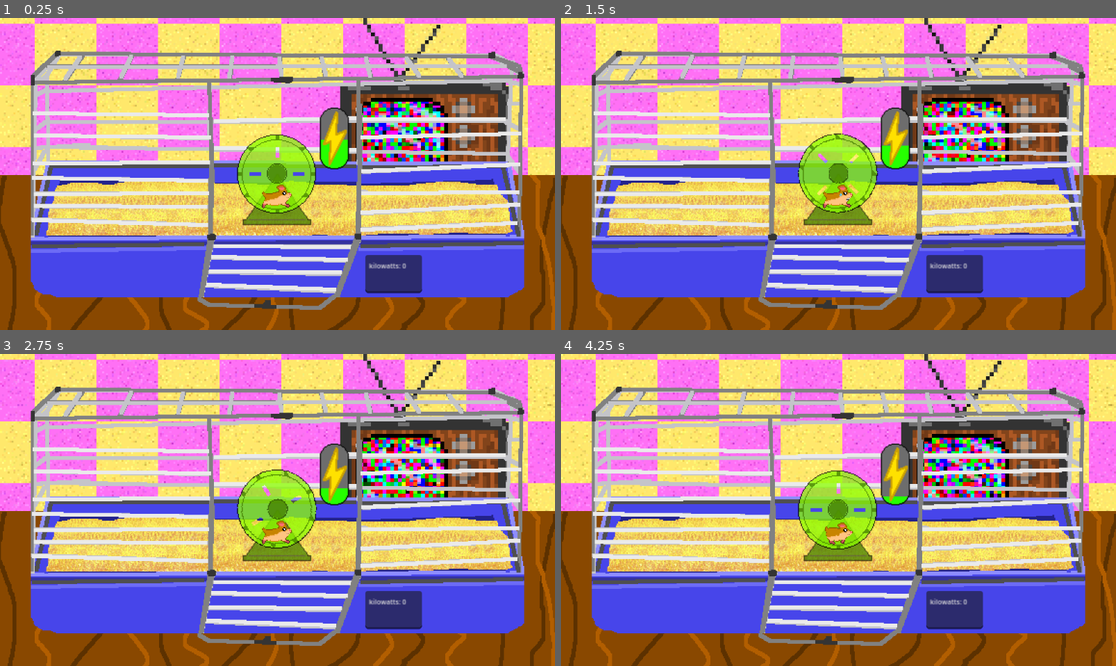
Above: before the commit, frames 1-4 (two rows, left to right).
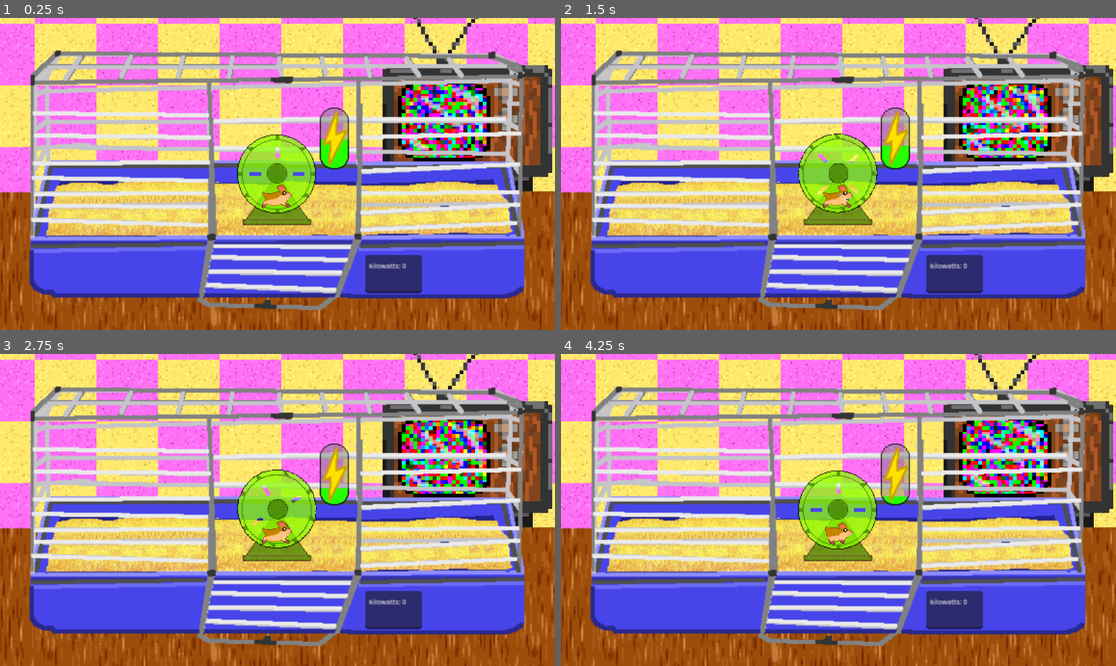
Above: after the commit, the same moments.

Repository: jkingd0n/gmtk-2025
Game: Godot game, scene res://scenes/Main_Game.tscn
Same seed, same stepped clock (60 frames per second), same inputs: the game is played once before the commit and once after it. Before the commit the project has no main scene; this scene is started directly in both runs.
Inputs:
- Up to frame 1 (0.25 s): no input
- Up to frame 2 (1.5 s): hold Space (accel) 0.53-1.28 s
- Up to frame 3 (2.75 s): hold Space (accel) from 2.03 s (still down)
- Up to frame 4 (4.25 s): release Space (accel) at 3.53 s

The runs differ from the first frame. In frame 1, 20% of the frame differs, in the area x 0-100%, y 0-100%; in frame 2, 20%; in frame 3, 20%; in frame 4, 20%.

Commit message:
zap sound

Diff:
--- /dev/null
+++ b/prefabs/cage.tscn
@@ -0,0 +1,14 @@
+[gd_scene load_steps=3 format=3 uid="uid://bqdx7r7iw05al"]
+
+[ext_resource type="Texture2D" uid="uid://bltjqsaqunl78" path="res://spritesheets/cage-z0.png" id="1_ukx00"]
+[ext_resource type="Texture2D" uid="uid://bhkvmr2kjwugy" path="res://spritesheets/cage-z1.png" id="2_w7esi"]
+
+[node name="cage" type="Node2D"]
+
+[node name="z0" type="Sprite2D" parent="."]
+position = Vector2(0, 75)
+texture = ExtResource("1_ukx00")
+
+[node name="z1" type="Sprite2D" parent="."]
+z_index = 3
+texture = ExtResource("2_w7esi")
--- a/prefabs/electricity_gauge.tscn
+++ b/prefabs/electricity_gauge.tscn
@@ -1,9 +1,10 @@
-[gd_scene load_steps=5 format=3 uid="uid://cdgvlthkdjrpc"]
+[gd_scene load_steps=6 format=3 uid="uid://cdgvlthkdjrpc"]
 
-[ext_resource type="Script" path="res://scripts/electricity_gauge_tester.gd" id="1_3bvcg"]
+[ext_resource type="Script" uid="uid://bo7tu8fhnavpo" path="res://scripts/electricity_gauge_tester.gd" id="1_3bvcg"]
 [ext_resource type="Texture2D" uid="uid://b2yinku2f7ar1" path="res://spritesheets/bar-over.png" id="2_3bvcg"]
-[ext_resource type="Texture2D" uid="uid://caj6fvkkpro13" path="res://spritesheets/bar-under.png" id="2_gavff"]
+[ext_resource type="Texture2D" uid="uid://c2i3vjnjy7gqo" path="res://spritesheets/bar-under.png" id="2_gavff"]
 [ext_resource type="Texture2D" uid="uid://bkqkmypj64dxl" path="res://spritesheets/bar-progress.png" id="3_gavff"]
+[ext_resource type="AudioStream" uid="uid://b17ha56wxm83r" path="res://sounds/charging.wav" id="5_gavff"]
 
 [node name="electricity_gauge" type="Node2D"]
 script = ExtResource("1_3bvcg")
@@ -20,4 +21,7 @@
 [node name="electricity_timer" type="Timer" parent="."]
 wait_time = 0.1
 
+[node name="AudioStreamPlayer2D" type="AudioStreamPlayer2D" parent="."]
+stream = ExtResource("5_gavff")
+
 [connection signal="timeout" from="electricity_timer" to="." method="_on_electricity_timer_timeout"]
--- a/project.godot
+++ b/project.godot
@@ -11,6 +11,7 @@
 [application]
 
 config/name="Hamster loop"
+run/main_scene="uid://7asfedg7unoy"
 config/features=PackedStringArray("4.4", "GL Compatibility")
 config/icon="res://icon.svg"
 
--- a/scenes/Main_Game.tscn
+++ b/scenes/Main_Game.tscn
@@ -2,10 +2,10 @@
 
 [ext_resource type="Script" uid="uid://b8d4s0a4v5j4e" path="res://scripts/main_game.gd" id="1_vy804"]
 [ext_resource type="Texture2D" uid="uid://b804i8svwfuvi" path="res://spritesheets/wall.png" id="2_3v32i"]
-[ext_resource type="Texture2D" uid="uid://c2twwqcc2gdte" path="res://spritesheets/cage.png" id="2_7h5k3"]
 [ext_resource type="PackedScene" uid="uid://0nfb70330opl" path="res://prefabs/hammy_and_wheel.tscn" id="2_fcw3y"]
 [ext_resource type="PackedScene" uid="uid://bbvhb7wafnfmn" path="res://prefabs/television.tscn" id="2_lqrf8"]
 [ext_resource type="Script" uid="uid://cbd8yip2hctwm" path="res://scripts/hammy_and_wheel.gd" id="3_nbsk6"]
+[ext_resource type="PackedScene" uid="uid://bqdx7r7iw05al" path="res://prefabs/cage.tscn" id="4_3v32i"]
 [ext_resource type="PackedScene" uid="uid://cdgvlthkdjrpc" path="res://prefabs/electricity_gauge.tscn" id="5_kvlix"]
 [ext_resource type="Script" uid="uid://boojiuw2ovcwl" path="res://scripts/electricity_gauge.gd" id="6_7h5k3"]
 
@@ -29,21 +29,22 @@
 region_rect = Rect2(0, 0, 700, 500)
 
 [node name="tv" parent="." instance=ExtResource("2_lqrf8")]
-position = Vector2(145.055, -63.19)
+position = Vector2(189, -81)
 scale = Vector2(4, 4)
 
-[node name="cage" type="Sprite2D" parent="."]
-texture_filter = 1
-texture_repeat = 2
-texture = ExtResource("2_7h5k3")
-region_enabled = true
-region_rect = Rect2(0, 0, 600, 350)
+[node name="cage" parent="." instance=ExtResource("4_3v32i")]
 
 [node name="hammy_and_wheel" parent="." instance=ExtResource("2_fcw3y")]
+z_index = 4
 script = ExtResource("3_nbsk6")
 current_speed = 1.0
 
+[node name="SmokeNDustP03Vfx1" parent="hammy_and_wheel" index="2"]
+z_index = 2
+z_as_relative = false
+
 [node name="electricity_gauge" parent="." instance=ExtResource("5_kvlix")]
+z_index = 4
 position = Vector2(-102, -121)
 script = ExtResource("6_7h5k3")
 
@@ -54,6 +55,7 @@
 offset_bottom = 116.0
 
 [node name="total_energy" type="TextEdit" parent="."]
+z_index = 4
 offset_left = 91.0
 offset_top = 84.0
 offset_right = 150.0
--- a/scripts/electricity_gauge.gd
+++ b/scripts/electricity_gauge.gd
@@ -21,6 +21,7 @@
 	if speed > 50:
 		remaining = min(remaining+1, 100)
 		total_electricity_generated += 1
+		$AudioStreamPlayer2D.play()
 	else:
 		remaining = max(remaining-1, 0)
 	$electricity.value = remaining
Not shown, added: build/index.apple-touch-icon.png.import
Not shown, added: build/index.icon.png.import
Not shown, added: build/index.png.import
Not shown, added: export_presets.cfg
Not shown, changed: icon.svg.import
Not shown: 1 places in prefabs/smoke_n_dust_p_03_vfx_1.tscn that only renumber resources
Not shown, added: sounds/charging.wav.import
Binary file changed: spritesheets/bar-under.png
Not shown, changed: spritesheets/bar-under.png.import
Binary file added: spritesheets/cage-z0.png
Not shown, added: spritesheets/cage-z0.png.import
Binary file added: spritesheets/cage-z1.png
(and 11 more such lines)
